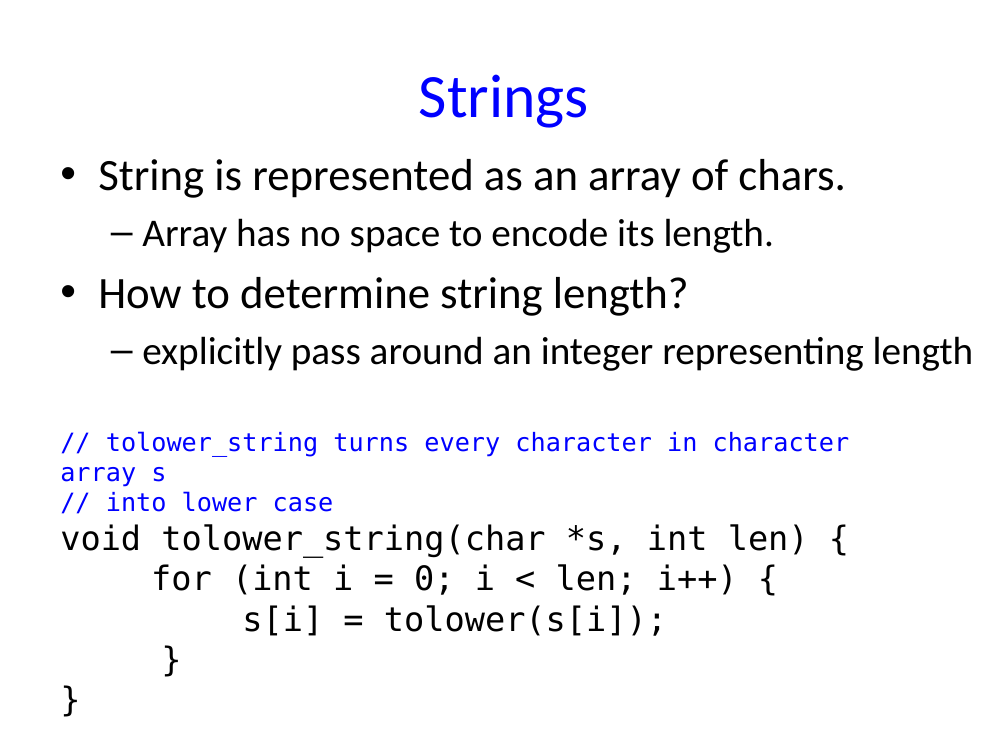
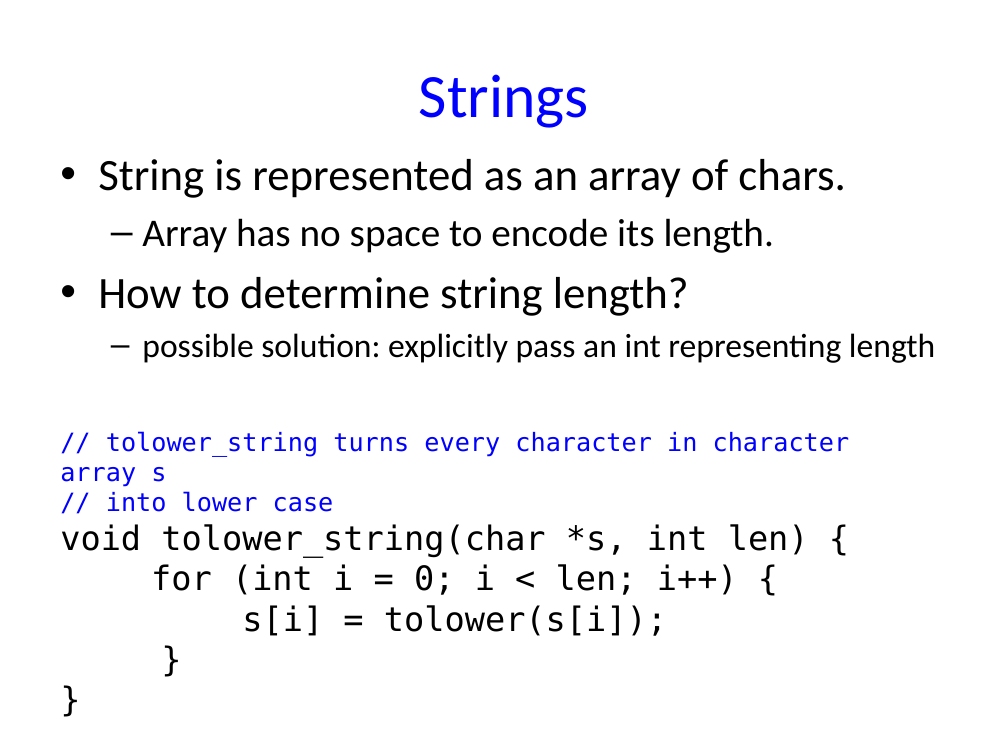
Before and after one commit to NYU-CSO/nyu-cso.github.io, a slide deck: slide 4 of notes/07-structs_malloc_2d.pptx. Drawn at 1008x756 pixels with LibreOffice and Linux fonts; fonts in the diff are those of the drawing. Boxes give left, top, right and bottom in pixels: in the first picture for what was removed or moved away, otherwise in the second. Text is boxed around its words. In the diff, an @@ line names an element or a change of style, - is before the commit and + after.

```diff
--- a/notes/07-structs_malloc_2d.pptx
+++ b/notes/07-structs_malloc_2d.pptx
@@ text at bbox=[142, 333, 935, 363]: text changed; size 28 to 24 pt @@
-  – explicitly pass around an integer representing length
+  – possible solution: explicitly pass an int representing length
```
Also in this commit, not shown: 6 other slides changed, 1 other file.
